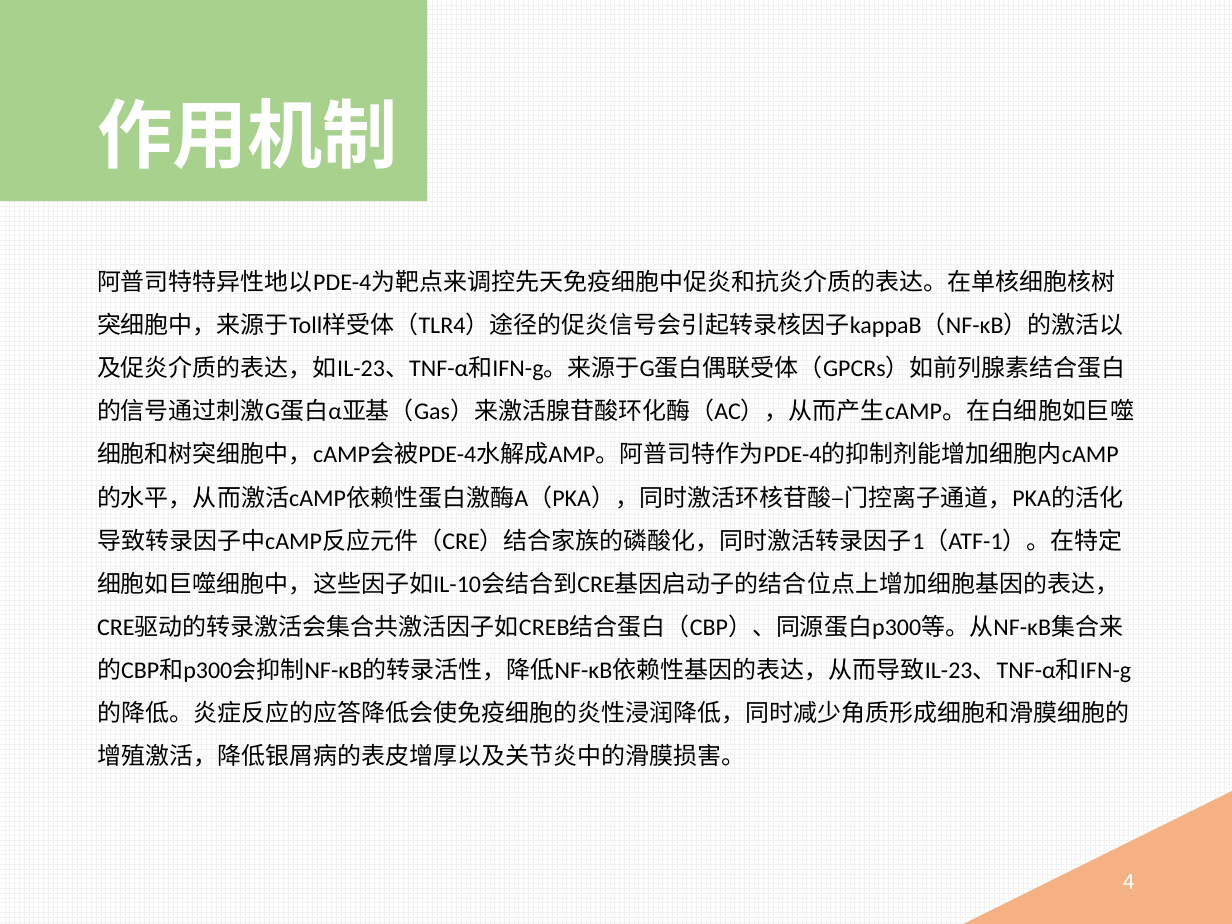
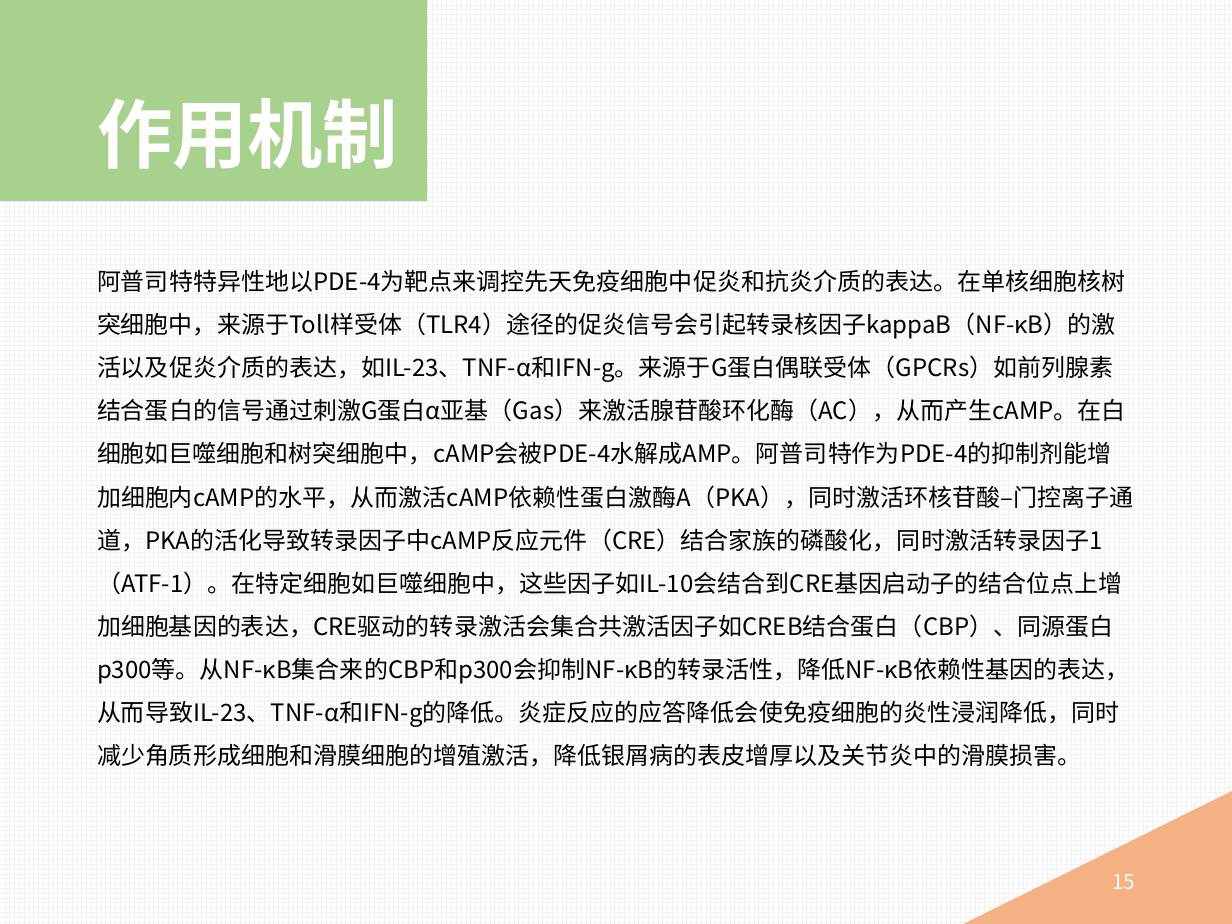
Before and after one commit to mingyong/Project-PDE, a slide deck: slide 15 of 磷酸二酯酶抑制剂.pptx (slide 4 before the commit). Drawn at 1232x924 pixels with LibreOffice and Linux fonts; fonts in the diff are those of the drawing. Boxes give left, top, right and bottom in pixels: in the first picture for what was removed or moved away, otherwise in the second. Text is boxed around its words. In the diff, an @@ line names an element or a change of style, - is before the commit and + after.

```diff
--- a/磷酸二酯酶抑制剂.pptx
+++ b/磷酸二酯酶抑制剂.pptx
@@ text "阿普司特特异性地以PDE-4为靶点来调控先天免疫细胞中促炎和抗炎介质的表达。在单核细胞核树突细胞中，来源于Toll样受体 ..." at (x1=97, y1=270, x2=1133, y2=767): font Calibri to Noto Sans CJK SC @@
@@ page number at (x1=1112, y1=874, x2=1135, y2=889): text changed @@
-4
+15
```
Also in this commit, not shown: 8 other slides changed, 13 slides added.
